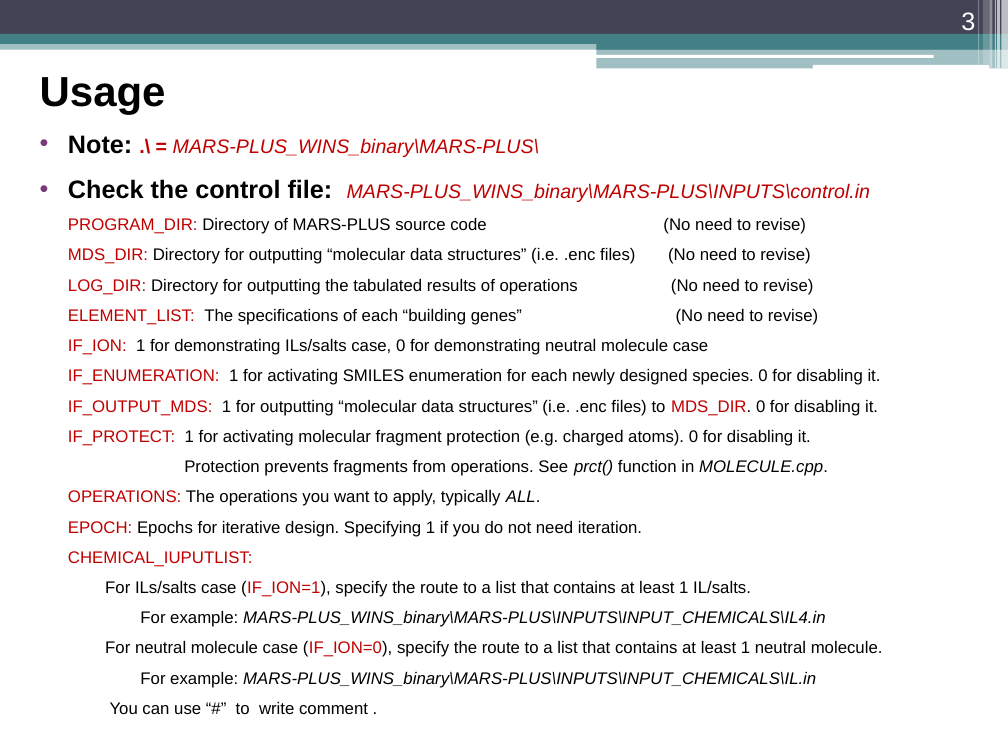
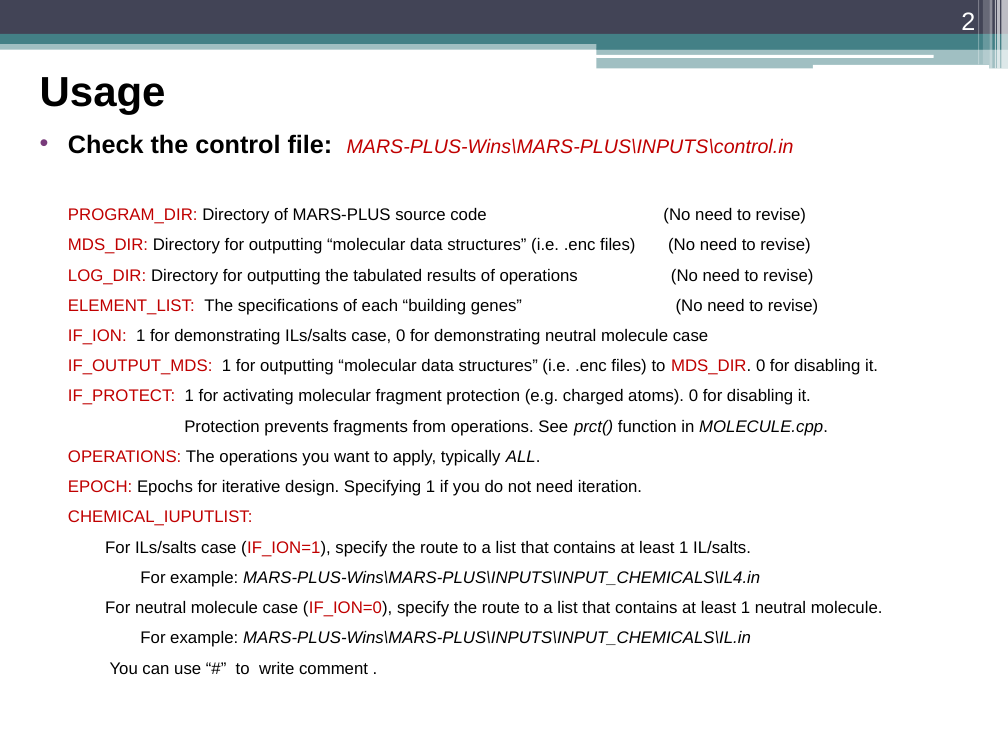
Before and after one commit to renan991995/MARS-PLUS-Wins, a slide deck: slide 2 of Notes.pptx (slide 3 before the commit). Drawn at 1008x756 pixels with LibreOffice and Linux fonts; fonts in the diff are those of the drawing. Boxes give left, top, right and bottom in pixels: in the first picture for what was removed or moved away, otherwise in the second. Text is boxed around its words. In the diff, an @@ line names an element or a change of style, - is before the commit and + after.

Commit message:
20230610 MARS-PLUS-Wins

```diff
--- a/Notes.pptx
+++ b/Notes.pptx
@@ page number at box(961, 12, 975, 36): text changed @@
-3
+2
@@ text at box(68, 134, 883, 674): text changed @@
-• Note: .\ = MARS-PLUS_WINS_binary\MARS-PLUS\
-• Check the control file: MARS-PLUS_WINS_binary\MARS-PLUS\INPUTS\control.in
-  PROGRAM_DIR: Directory of MARS-PLUS source code (No need to revise)
-  MDS_DIR: Directory for outputting “molecular data structures” (i.e. .enc files) (No need to revise)
-  LOG_DIR: Directory for outputting the tabulated results of operations (No need to revise)
-  ELEMENT_LIST: The specifications of each “building genes” (No need to revise)
-  IF_ION: 1 for demonstrating ILs/salts case, 0 for demonstrating neutral molecule case
-  IF_ENUMERATION: 1 for activating SMILES enumeration for each newly designed species. 0 for disabling it.
-  IF_OUTPUT_MDS: 1 for outputting “molecular data structures” (i.e. .enc files) to MDS_DIR. 0 for disabling it.
-  IF_PROTECT: 1 for activating molecular fragment protection (e.g. charged atoms). 0 for disabling it.
-  Protection prevents fragments from operations. See prct() function in MOLECULE.cpp.
-  OPERATIONS: The operations you want to apply, typically ALL.
-  EPOCH: Epochs for iterative design. Specifying 1 if you do not need iteration.
-  CHEMICAL_IUPUTLIST:
-  For ILs/salts case (IF_ION=1), specify the route to a list that contains at least 1 IL/salts.
-  For example: MARS-PLUS_WINS_binary\MARS-PLUS\INPUTS\INPUT_CHEMICALS\IL4.in
-  For neutral molecule case (IF_ION=0), specify the route to a list that contains at least 1 neutral molecule.
-  For example: MARS-PLUS_WINS_binary\MARS-PLUS\INPUTS\INPUT_CHEMICALS\IL.in
-  You can use “#” to write comment .
+• Check the control file: MARS-PLUS-Wins\MARS-PLUS\INPUTS\control.in
+  PROGRAM_DIR: Directory of MARS-PLUS source code (No need to revise)
+  MDS_DIR: Directory for outputting “molecular data structures” (i.e. .enc files) (No need to revise)
+  LOG_DIR: Directory for outputting the tabulated results of operations (No need to revise)
+  ELEMENT_LIST: The specifications of each “building genes” (No need to revise)
+  IF_ION: 1 for demonstrating ILs/salts case, 0 for demonstrating neutral molecule case
+  IF_OUTPUT_MDS: 1 for outputting “molecular data structures” (i.e. .enc files) to MDS_DIR. 0 for disabling it.
+  IF_PROTECT: 1 for activating molecular fragment protection (e.g. charged atoms). 0 for disabling it.
+  Protection prevents fragments from operations. See prct() function in MOLECULE.cpp.
+  OPERATIONS: The operations you want to apply, typically ALL.
+  EPOCH: Epochs for iterative design. Specifying 1 if you do not need iteration.
+  CHEMICAL_IUPUTLIST:
+  For ILs/salts case (IF_ION=1), specify the route to a list that contains at least 1 IL/salts.
+  For example: MARS-PLUS-Wins\MARS-PLUS\INPUTS\INPUT_CHEMICALS\IL4.in
+  For neutral molecule case (IF_ION=0), specify the route to a list that contains at least 1 neutral molecule.
+  For example: MARS-PLUS-Wins\MARS-PLUS\INPUTS\INPUT_CHEMICALS\IL.in
+  You can use “#” to write comment .
```
Also in this commit, not shown: 6 other slides changed, 1 slide added, 2 slides removed, 4 other files.
